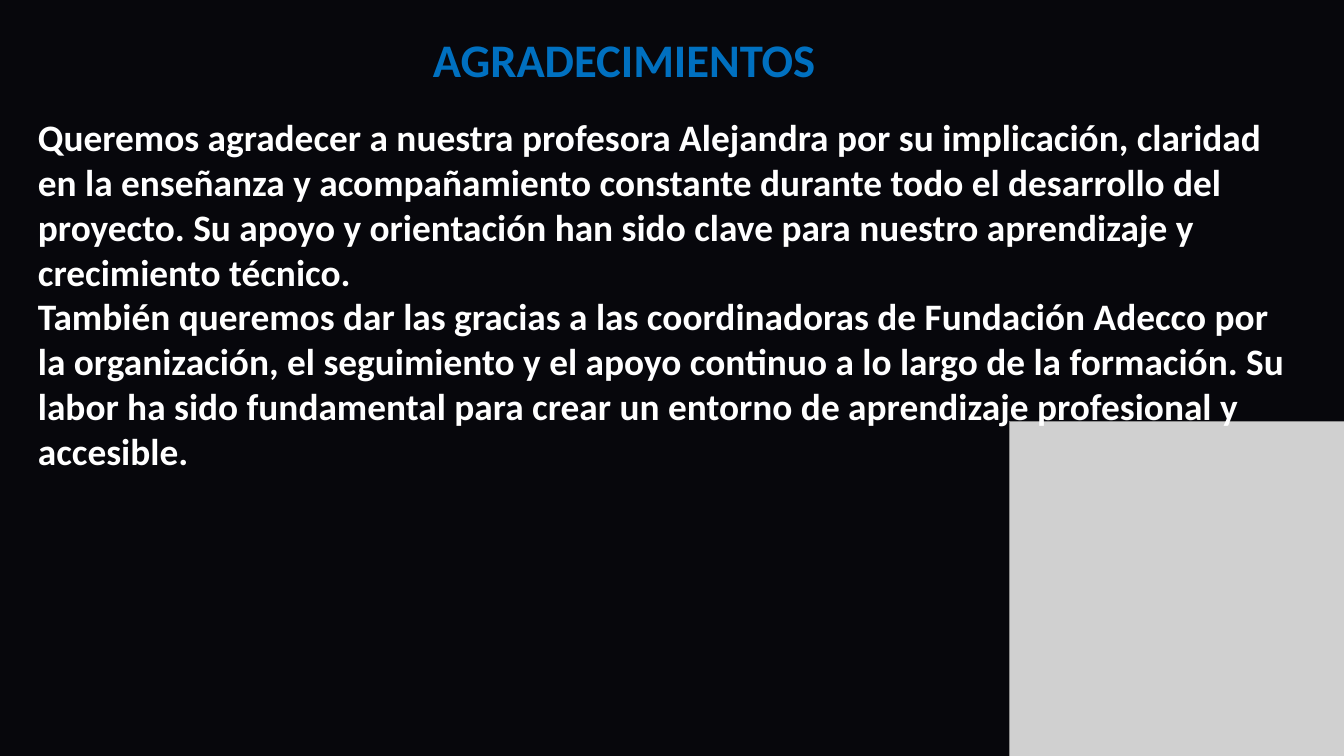
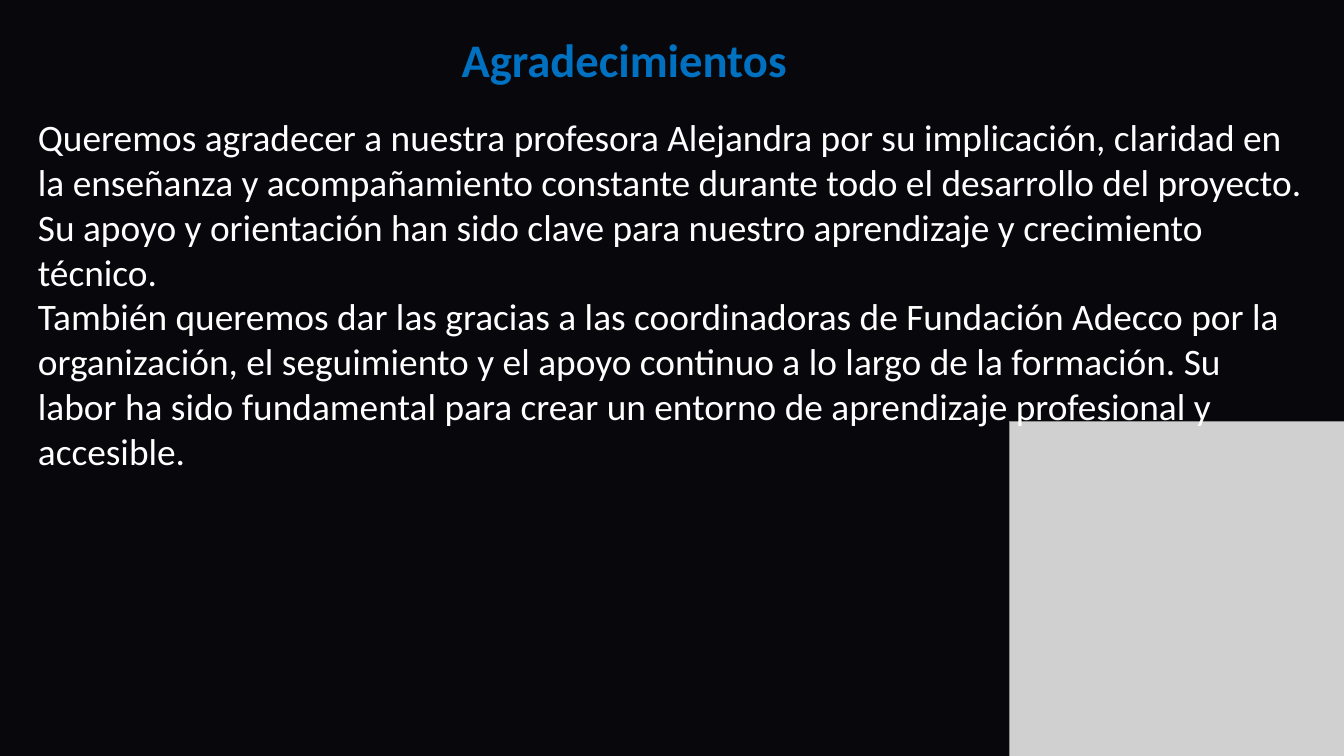
Before and after one commit to DavidCorredorMiguel/proyectogrupo2, a slide deck: slide 30 of Tech-and-Learn-Innovacion-y-Aprendizaje-en-E-commerce (1).pptx (slide 29 before the commit). Drawn at 1344x756 pixels with LibreOffice and Linux fonts; fonts in the diff are those of the drawing; grey boxes stand for pictures; background and template pictures are left out. Boxes give left, top, right and bottom in pixels: in the first picture for what was removed or moved away, otherwise in the second. Text is boxed around its words. In the diff, an @@ line names an element or a change of style, - is before the commit and + after.

```diff
--- a/Tech-and-Learn-Innovacion-y-Aprendizaje-en-E-commerce (1).pptx
+++ b/Tech-and-Learn-Innovacion-y-Aprendizaje-en-E-commerce (1).pptx
@@ text at (462, 44, 787, 85): text changed @@
-AGRADECIMIENTOS
+Agradecimientos
@@ text "Queremos agradecer a nuestra profesora ..." at (38, 125, 1302, 466): bold off @@
```
Also in this commit, not shown: 9 other slides changed, 1 slide added.
